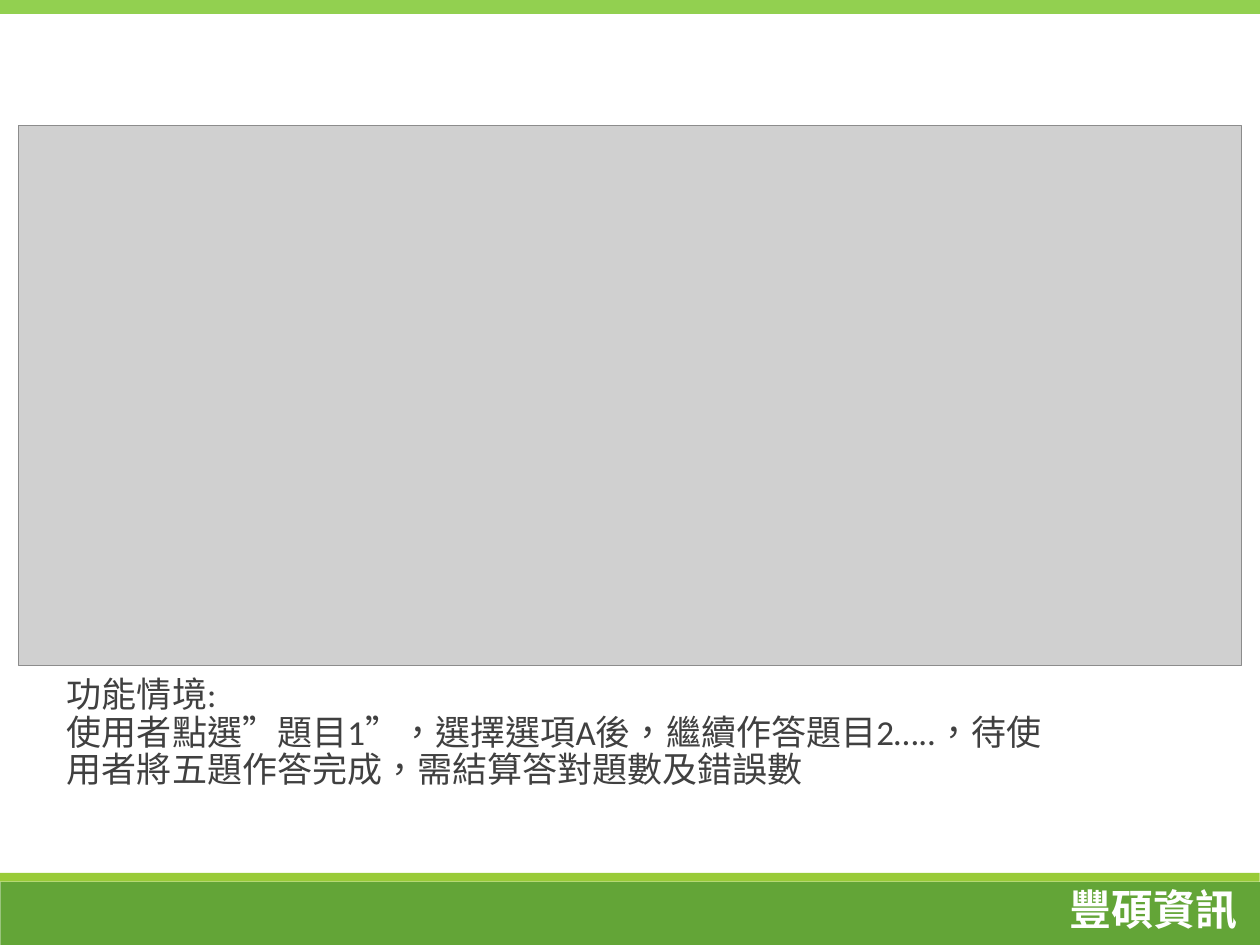
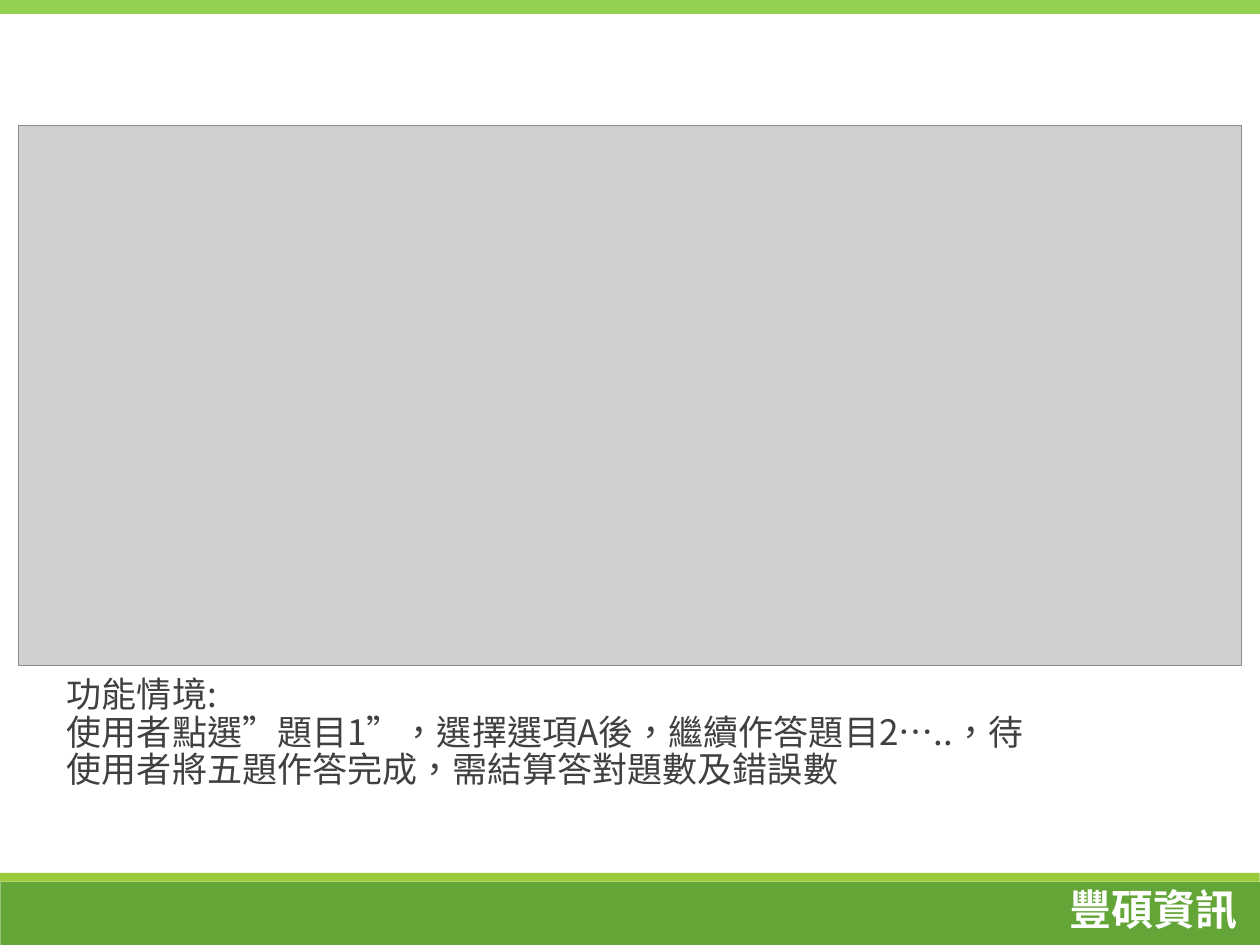
Before and after one commit to SheonXJ/SampleDocument, a slide deck: slide 7 of 題庫.pptx. Drawn at 1260x945 pixels with LibreOffice and Linux fonts; fonts in the diff are those of the drawing; grey boxes stand for pictures; background and template pictures are left out. Boxes give left, top, right and bottom in pixels: in the first picture for what was removed or moved away, otherwise in the second. Text is boxed around its words. In the diff, an @@ line names an element or a change of style, - is before the commit and + after.

```diff
--- a/題庫.pptx
+++ b/題庫.pptx
@@ text "功能情境: 使用者點選”題目1”，選擇選項A後，繼續作答題目2…..，待使用者將五題作答完成，需結算答對題數及錯誤數" at (67, 677, 1023, 785): font Calibri to Noto Sans CJK SC @@
```
Also in this commit, not shown: 2 other slides changed.
